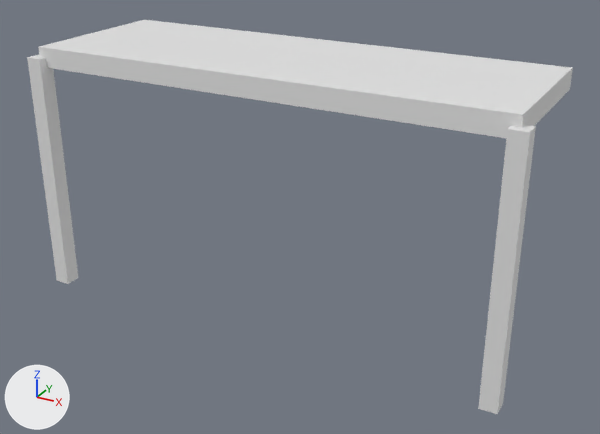
Two versions of the FBX model Assets/Models/Tetrominos/Top/VPT3.fbx, one commit apart.
Rendered twice from a camera (50 mm lens) standing at (14.3, -3.08, 4.12) and looking at (12.09, 0.94, 2.11). Every picture has the same lights, and +X, +Y and +Z are marked at lower left. Where no turn or scale is listed for an object, it has been applied to the vertices.
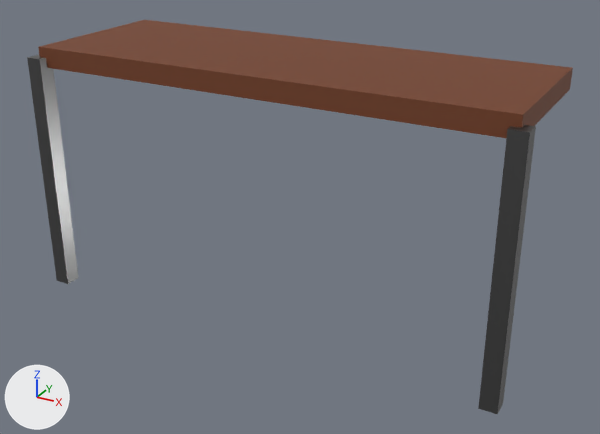
The change in detail:
Material 'Wood' (mat_wood) is new.
Its base color is (0.174, 0.0489, 0.0162) (brown #743e22).
Its roughness is 0.673.
Material 'Metall' (mat_metall) is new.
Its base color is (0.135, 0.135, 0.135) (dark grey #676767).
Its metallic is 0.85.
Its roughness is 0.28.
me_cube_088 has 8 vertices, 6 faces and spans x -0.05..0.05, y -0.05..0.05, z -0.75..0.75.
me_cube_088 now uses material mat_metall (dark grey #676767).
me_cube_090 has 8 vertices, 6 faces and spans x -0.05..0.05, y -0.05..0.05, z -0.75..0.75.
me_cube_090 now uses material mat_metall (dark grey #676767).
me_cube_087 has 8 vertices, 6 faces and spans x -1.45..1.45, y -0.5..0.5, z -0.06..0.06.
me_cube_087 now uses material mat_wood (brown #743e22).

What differs and where, as boxes (x1, y1, x2, y2) in the pictures (600 x 434 px):
'Cube.009', recoloured (white to brown): (38, 20, 573, 138) in both
'Cube.014', recoloured: (478, 125, 536, 414) in both
'Cube.021', recoloured: (27, 55, 78, 284) in both
